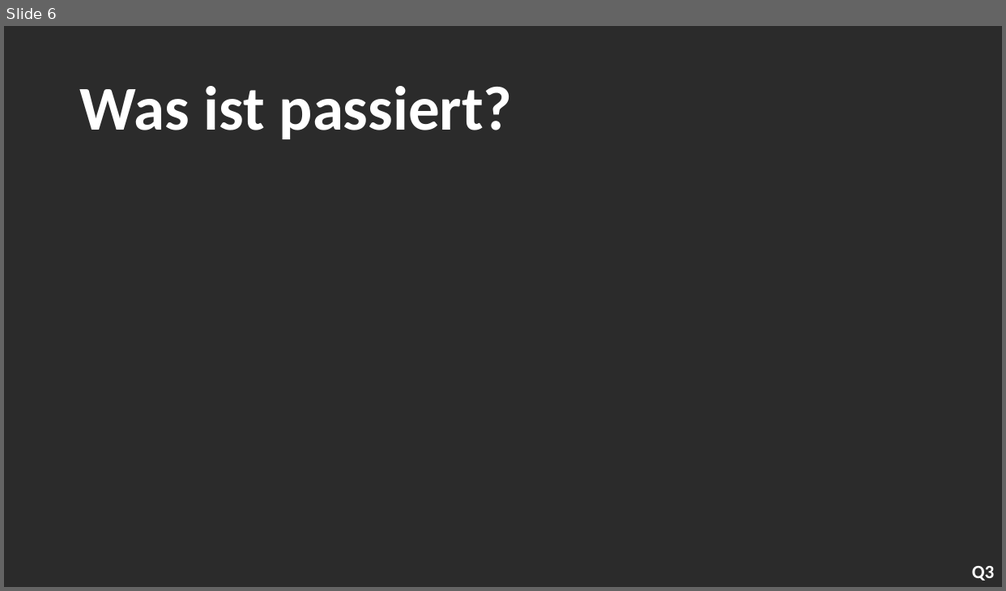
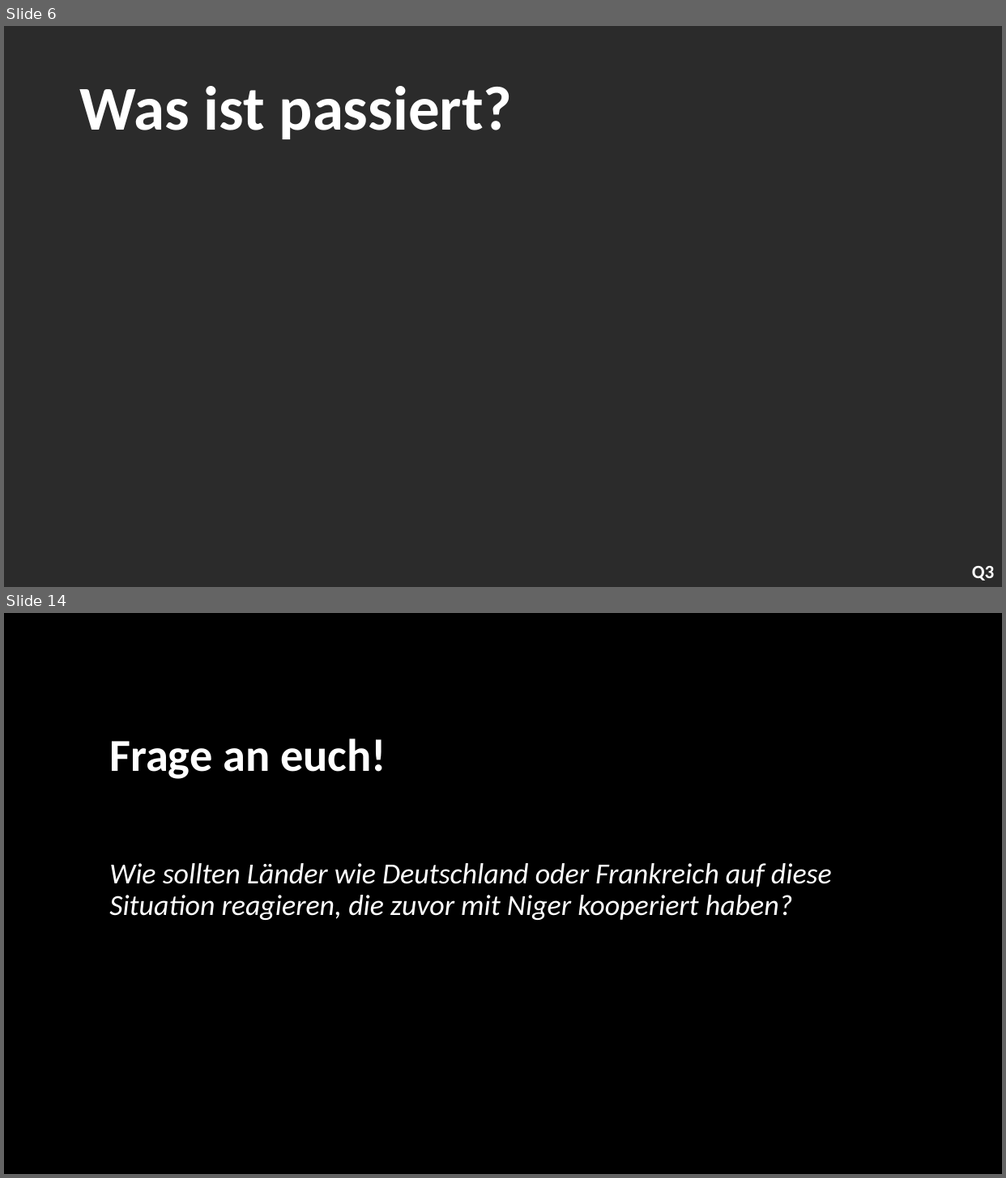
Before and after one commit to AH1M1-Org/School, a slide deck: Gesellschaftslehre/001_Gesellschaftlehre_Wochenbericht.pptx. Shown one above the other, each under a label of ours: slide 6 before the commit, slides 6 and 14 after it; the slides between them are not shown. The pictures are 1006x591 and 1006x1178 pixels, drawn with LibreOffice and Linux fonts; fonts in the diff are those of the drawing; grey boxes stand for pictures; background and template pictures are left out; a plain dark background stands for a picture behind light text. Boxes give left, top, right and bottom in pixels: in the first picture for what was removed or moved away, otherwise in the second. Text is boxed around its words. In the diff, an @@ line names an element or a change of style, - is before the commit and + after.

```diff
--- a/Gesellschaftslehre/001_Gesellschaftlehre_Wochenbericht.pptx
+++ b/Gesellschaftslehre/001_Gesellschaftlehre_Wochenbericht.pptx
@@ slide 14 added at (4,613,1002,1174), background picture (left out) @@
@@ rectangle added at (4,613,1002,1174), fill #000000 @@
@@ title added at (109,739,386,779), 44 pt, text #FFFFFF, bold @@
+Frage an euch!
@@ text added at (109,863,832,920), 28 pt, text #FFFFFF, italic @@
+Wie sollten Länder wie Deutschland oder Frankreich auf diese Situation reagieren, die zuvor mit Niger kooperiert haben?
```
Also in this commit, not shown: 7 slides changed, 4 other slides added, 3 slides removed.
